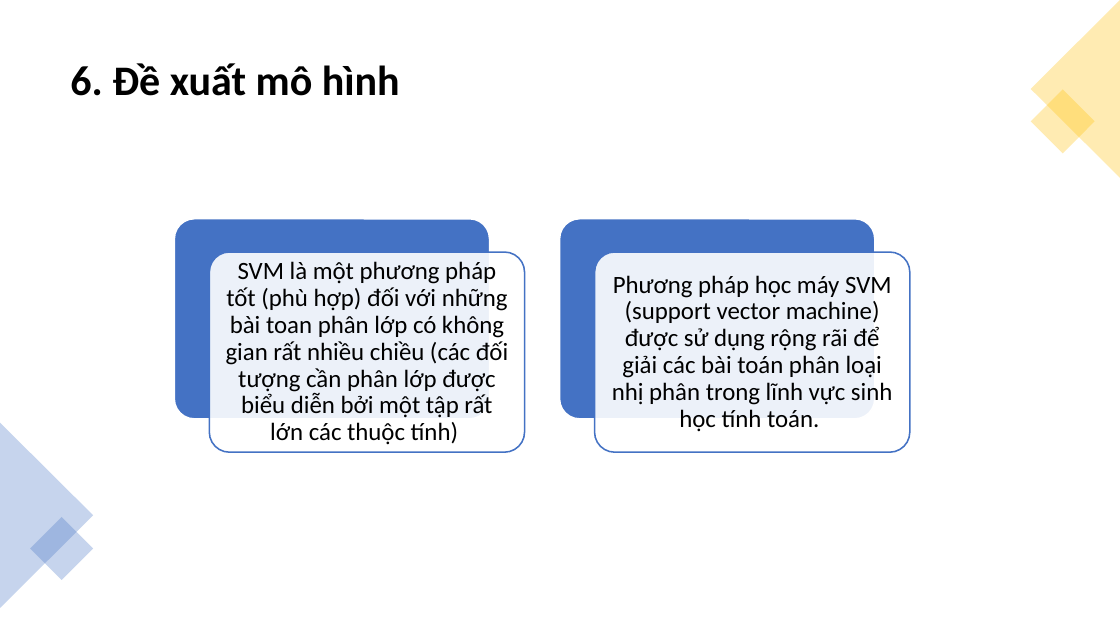
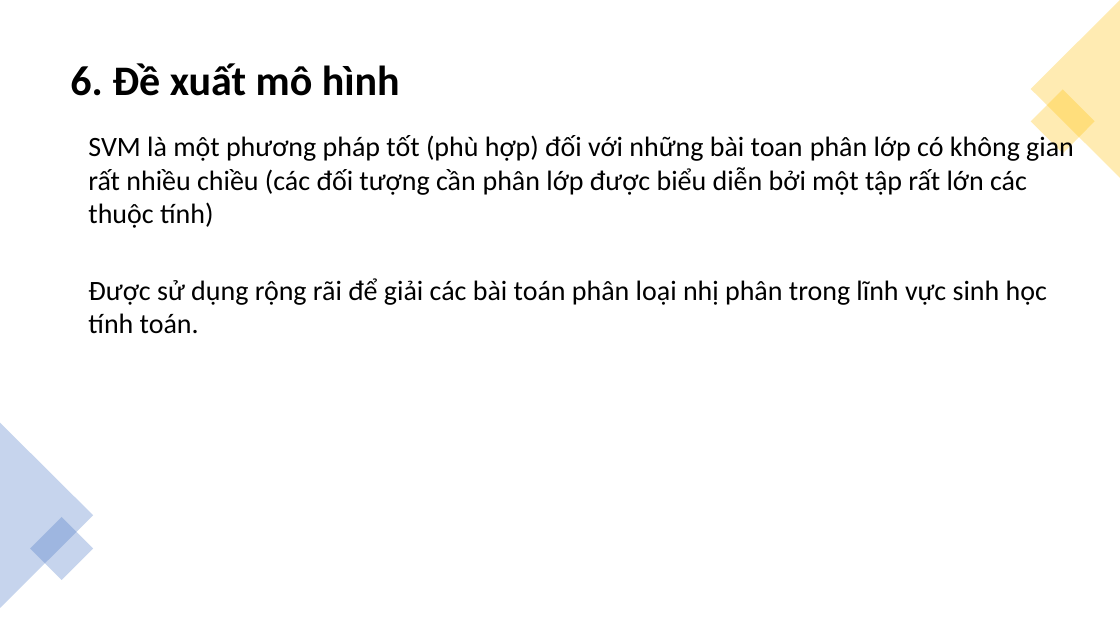
Before and after one commit to dungnguyenhuu/Bioinformatics, a slide deck: slide 10 of Documents/TSH_Slide.pptx. Drawn at 1120x630 pixels with LibreOffice and Linux fonts; fonts in the diff are those of the drawing. Boxes give left, top, right and bottom in pixels: in the first picture for what was removed or moved away, otherwise in the second. Text is boxed around its words. In the diff, an @@ line names an element or a change of style, - is before the commit and + after.

```diff
--- a/Documents/TSH_Slide.pptx
+++ b/Documents/TSH_Slide.pptx
@@ text "SVM là một phương pháp ...": place and size @@
-text "SVM là một phương pháp ..." at (226,261,508,444)
+text "SVM là một phương pháp ..." at (88,133,1074,228)
@@ text "SVM là một phương pháp ..." at (88,133,1074,228): size 16 to 18 pt; alignment centre to left; line spacing 0.9 to 1; less space between paragraphs; vertical alignment middle to top @@
@@ text "Được sử dụng rộng rãi ..." at (88,278,1047,334): vertical alignment middle to top @@
@@ group removed at (175,218,909,452): 4 rounded rectangles @@
@@ text at (88,278,1047,334): text changed; size 16 to 18 pt @@
-Phương pháp học máy SVM (support vector machine) được sử dụng rộng rãi để giải các bài toán phân loại nhị phân trong lĩnh vực sinh học tính toán.
+Được sử dụng rộng rãi để giải các bài toán phân loại nhị phân trong lĩnh vực sinh học tính toán.
```
Also in this commit, not shown: 2 other slides changed, 4 other files.
